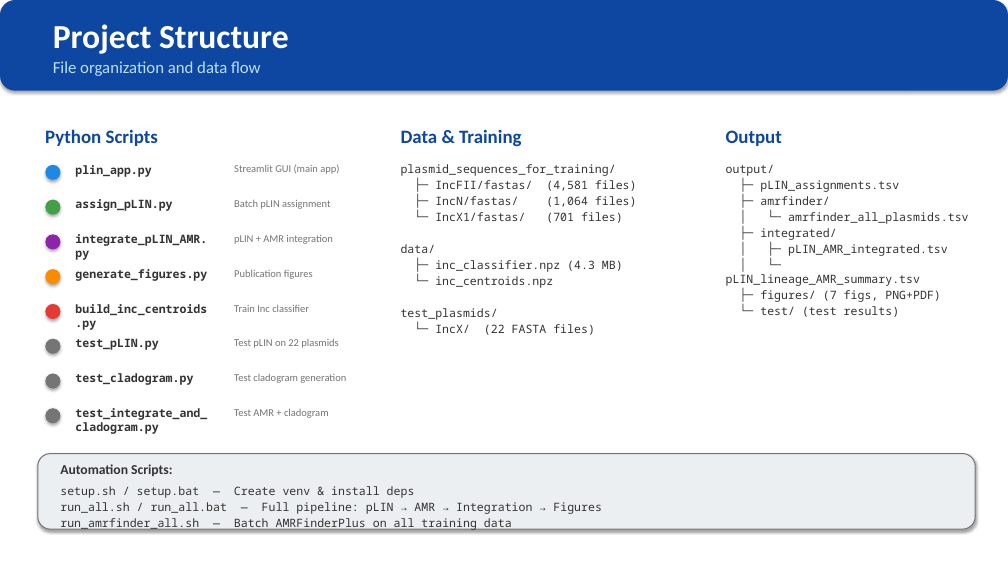
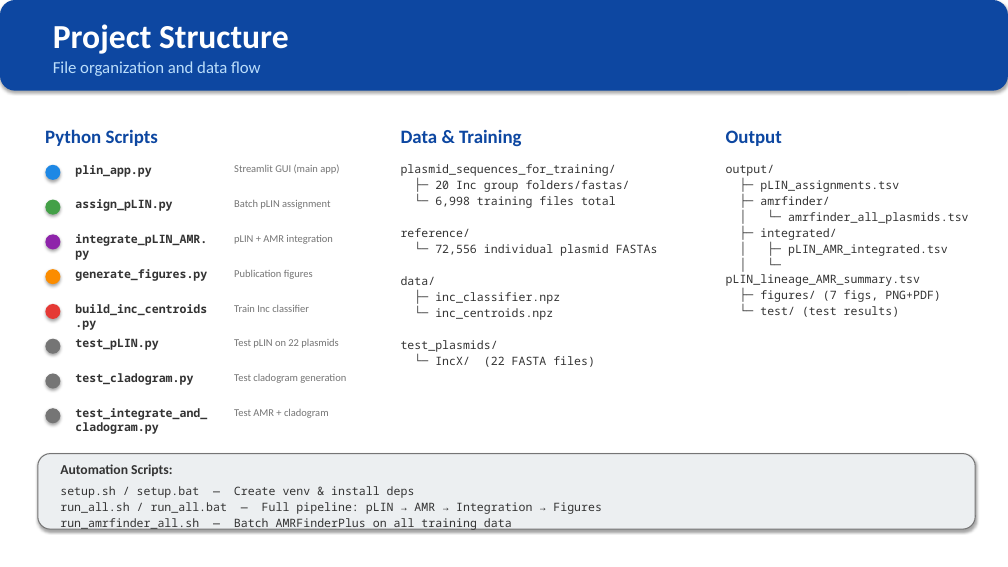
Before and after one commit to xavierbasilbritto-hub/pLIN-plasmid-classification, a slide deck: slide 7 of output/pLIN_Tool_Architecture.pptx. Drawn at 1008x567 pixels with LibreOffice and Linux fonts; fonts in the diff are those of the drawing. Boxes give left, top, right and bottom in pixels: in the first picture for what was removed or moved away, otherwise in the second. Text is boxed around its words. In the diff, an @@ line names an element or a change of style, - is before the commit and + after.

Commit message:
pLIN v2.1: Phase 1+2 upgrades, manuscript figures, cross-platform installers
- Add 7 Phase 1+2 features to plin_app.py: adaptive calibration, sequence
  length warning, metadata CSV upload, Mash ANI, FastANI, minimap2 SNP
  sub-typing, temporal outbreak clustering
- Expand Inc classifier to 20 groups (6,998 training samples, 92.2% accuracy)
- Add 5 manuscript figures (Figures 8-12): pipeline overview, classification
  system, method comparison, v2.1 upgrades, Inc training performance
- Update manuscript with expanded introduction, v2.1 methods/discussion,
  figure references, and GitHub links
- Add cross-platform install scripts (install_pLIN.sh, install_pLIN.bat)
- Rewrite README with comprehensive installation and usage guides
- Update PowerPoint to 21 slides with L1-L6 naming and new feature slides
- Add reference/ and sequences.fasta to .gitignore (too large for GitHub)

```diff
--- a/output/pLIN_Tool_Architecture.pptx
+++ b/output/pLIN_Tool_Architecture.pptx
@@ text at bbox=[401, 180, 658, 256]: text changed @@
-├─ IncFII/fastas/ (4,581 files)
-├─ IncN/fastas/ (1,064 files)
-└─ IncX1/fastas/ (701 files)
+├─ 20 Inc group folders/fastas/
+└─ 6,998 training files total
+reference/
+└─ 72,556 individual plasmid FASTAs
@@ text at bbox=[435, 292, 560, 304]: text changed @@
-├─ inc_classifier.npz (4.3 MB)
+├─ inc_classifier.npz
```
Also in this commit, not shown: 12 other slides changed, 5 slides added, 29 other files.
